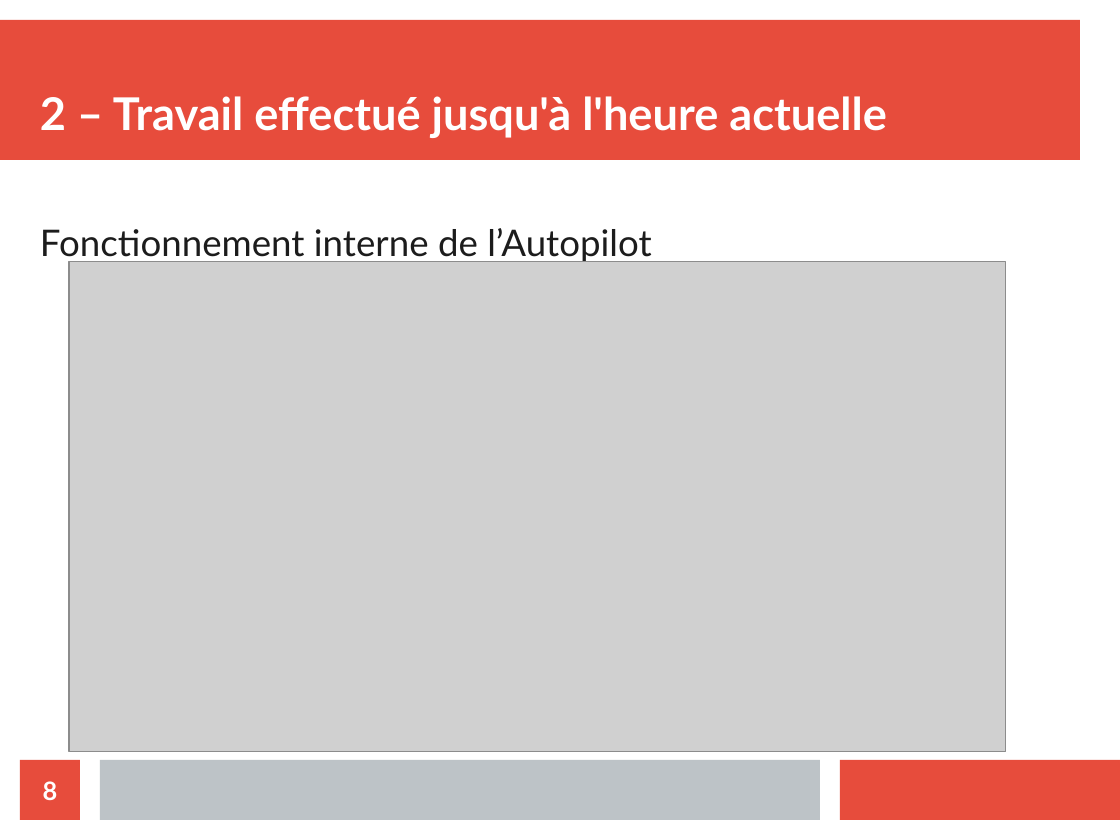
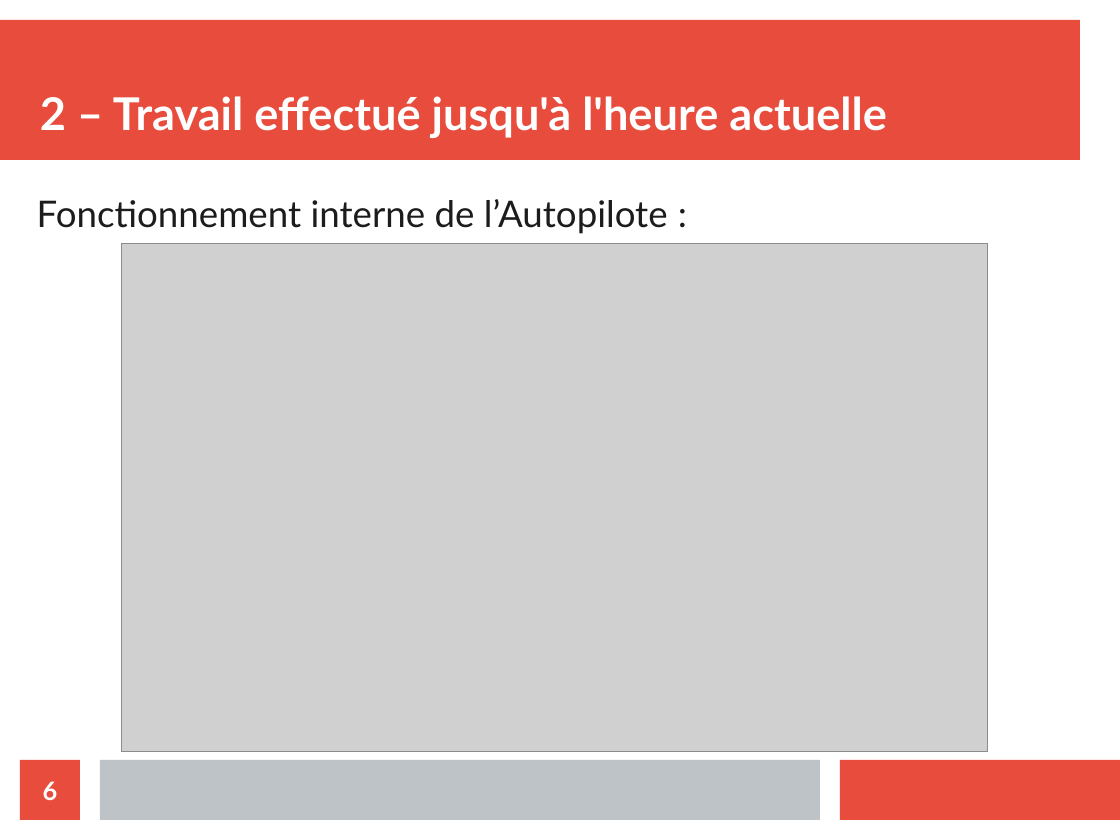
Before and after one commit to athmanmekh/AuttoPIlote-X-OPEN-PILOT, a slide deck: slide 6 of presentation/presentation 2/diapoPresentation.odp (slide 8 before the commit). Drawn at 1120x840 pixels with LibreOffice and Linux fonts; fonts in the diff are those of the drawing; grey boxes stand for pictures. Boxes give left, top, right and bottom in pixels: in the first picture for what was removed or moved away, otherwise in the second. Text is boxed around its words. In the diff, an @@ line names an element or a change of style, - is before the commit and + after.

```diff
--- a/presentation/presentation 2/diapoPresentation.odp
+++ b/presentation/presentation 2/diapoPresentation.odp
@@ text at box(37, 199, 668, 234): text changed @@
-Fonctionnement interne de l’Autopilot
+Fonctionnement interne de l’Autopilote :
@@ picture: place and size @@
-picture at box(69, 262, 1006, 752)
+picture at box(122, 244, 988, 752)
@@ page number at box(43, 781, 58, 800): text changed @@
-8
+6
```
Also in this commit, not shown: 7 other slides changed, 1 slide added, 3 slides removed, 1 other file.
